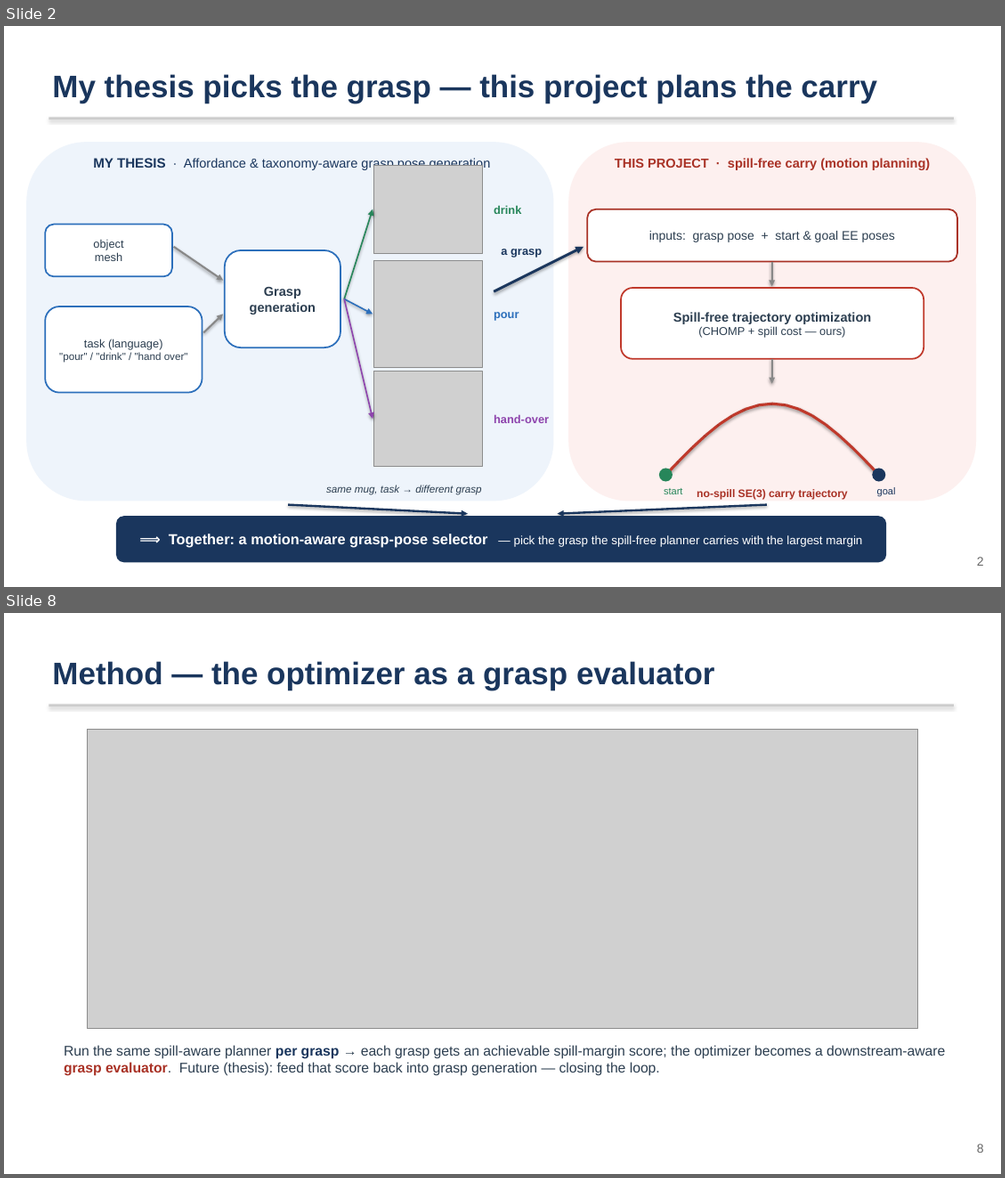
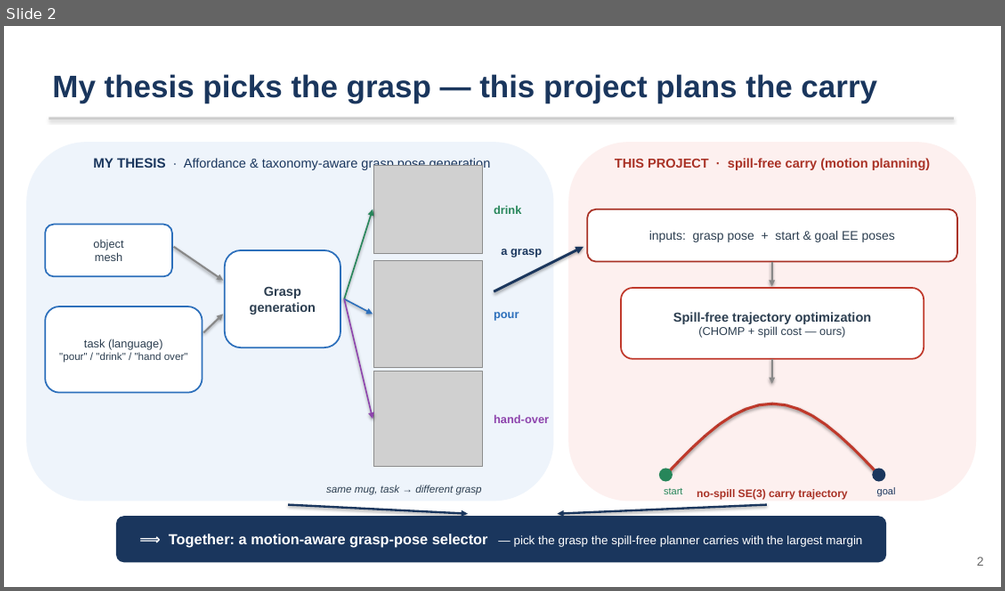
Before and after one commit to jihoon3125/spill-free-mug-trasport, a slide deck: docs/slides_proposal_editable.pptx. Shown one above the other, each under a label of ours: slides 2 and 8 before the commit, slide 2 after it; the slides between them are not shown. The pictures are 1005x1178 and 1005x591 pixels, drawn with LibreOffice and Linux fonts; fonts in the diff are those of the drawing; grey boxes stand for pictures. Boxes give left, top, right and bottom in pixels: in the first picture for what was removed or moved away, otherwise in the second. Text is boxed around its words. In the diff, an @@ line names an element or a change of style, - is before the commit and + after.

```diff
--- a/docs/slides_proposal_editable.pptx
+++ b/docs/slides_proposal_editable.pptx
@@ slide 8 removed at (4,613,1001,1174), background #FFFFFF @@
@@ text removed at (52,661,714,690) @@
-Method — the optimizer as a grasp evaluator
@@ rectangle removed at (48,705,954,706) @@
@@ picture removed at (87,729,919,1028) @@
@@ text removed at (64,1045,945,1076) @@
-Run the same spill-aware planner per grasp → each grasp gets an achievable spill-margin score; the optimizer becomes a downstream-aware grasp evaluator. Future (thesis): feed that score back into grasp generation — closing the loop.
@@ text removed at (977,1143,984,1152) @@
-8
```
Also in this commit, not shown: 4 slides changed, 2 slides added, 2 other slides removed, 8 other files.
